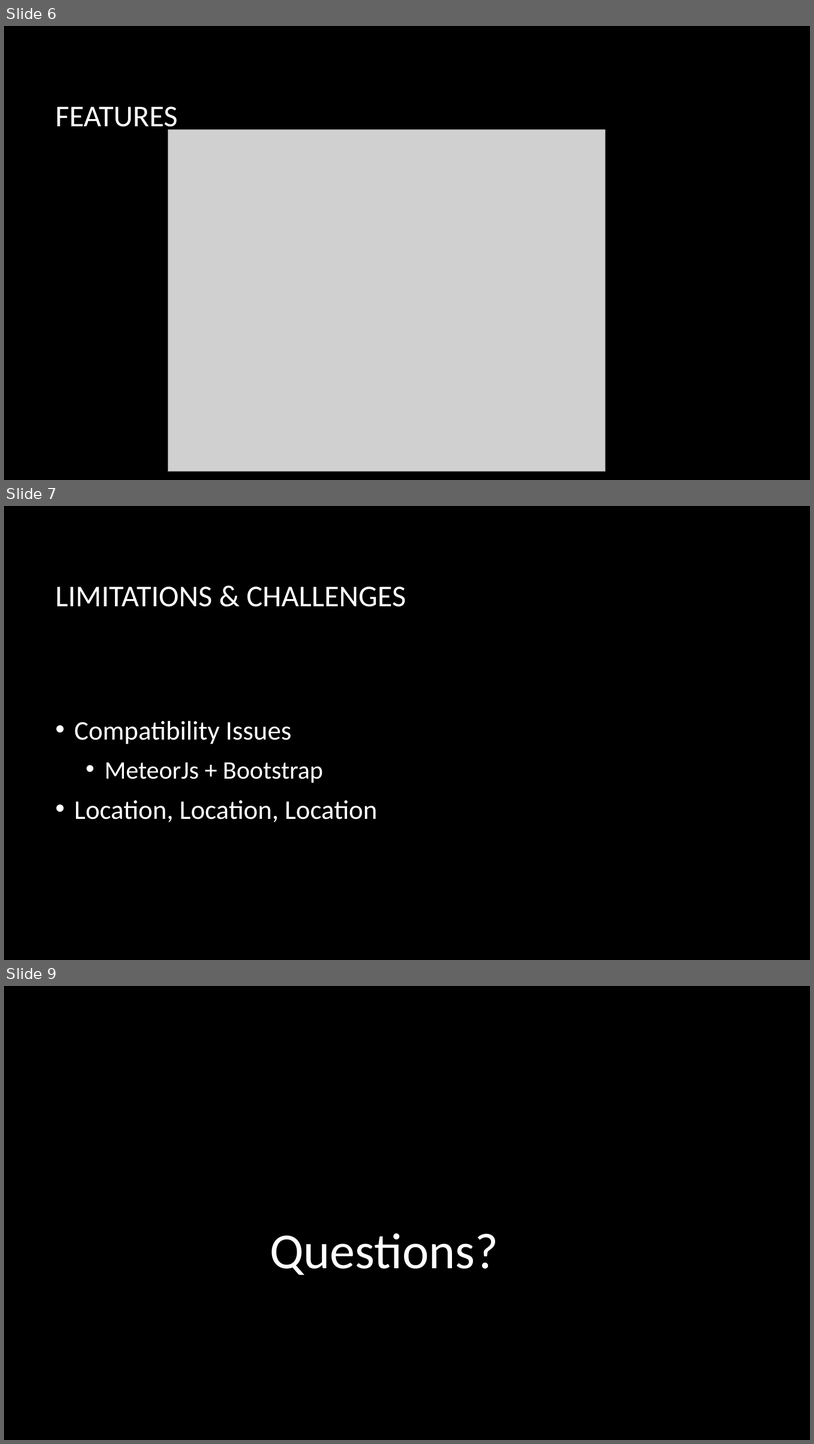
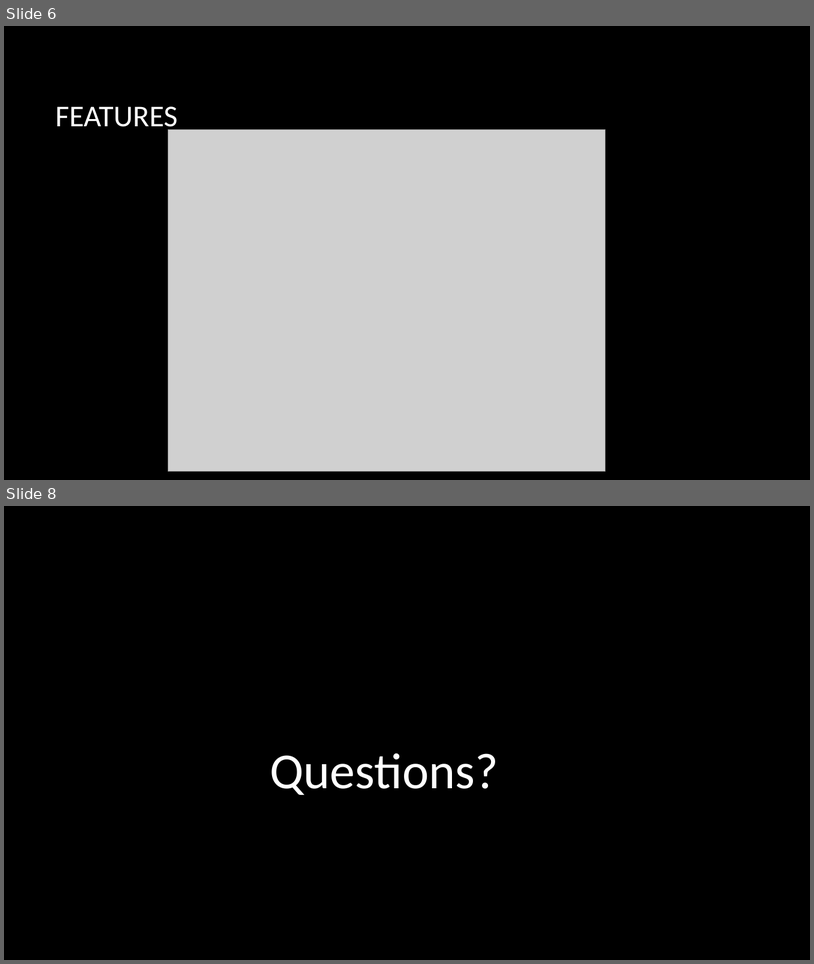
Before and after one commit to Tampa2016/team-2, a slide deck: noLimit (Team-2).pptx. Shown one above the other, each under a label of ours: slides 6, 7 and 9 before the commit, slides 6 and 8 after it; the slides between them are not shown. The pictures are 814x1444 and 814x964 pixels, drawn with LibreOffice and Linux fonts; fonts in the diff are those of the drawing; grey boxes stand for pictures; background and template pictures are left out. Boxes give left, top, right and bottom in pixels: in the first picture for what was removed or moved away, otherwise in the second. Text is boxed around its words. In the diff, an @@ line names an element or a change of style, - is before the commit and + after.

```diff
--- a/noLimit (Team-2).pptx
+++ b/noLimit (Team-2).pptx
@@ slide 7 removed at <box>4,506,810,960</box>, background picture (left out) @@
@@ title removed at <box>56,586,406,607</box> @@
-LIMITATIONS & CHALLENGES
@@ text removed at <box>74,721,377,822</box> @@
-• Compatibility Issues
-  • MeteorJs + Bootstrap
-• Location, Location, Location
@@ what was slide 9 is now slide 8 @@
```
Also in this commit, not shown: 1 slide changed, 1 other file.
